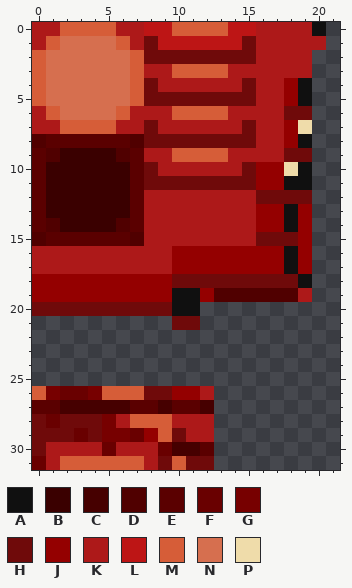
Edited in one commit: pixel-art sprite (assets/minecraft/textures/projecteden/costumes/crab.png). Above is the file before it was changed.
The file is 32x32 pixels. Colours within 5 levels of each other are drawn and written as one. Shown: x 0..21, y 0..31.
Palette (. is transparent): A #101010  B #3a0000  C #460000  D #500000  E #5a0000  F #690000  G #770000  H #6f0a0a  J #940000  K #ad1919  L #bd1515  M #d65d38  N #d66f4f  P #efdcaa
Once edited:
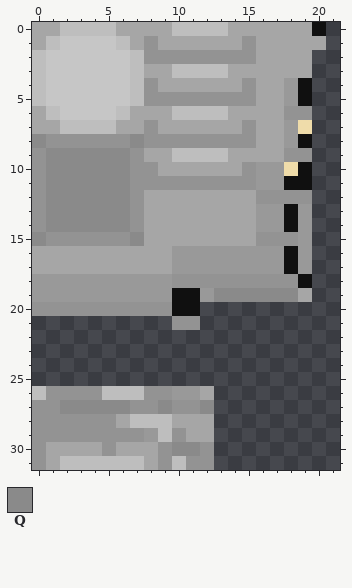
Colours new in this view: Q #8a8a8a
Difference:
Colour H changes from #6f0a0a to #939393.
Colour J changes from #940000 to #999999.
Colour K changes from #ad1919 to #a6a6a6.
Colour M changes from #d65d38 to #bebebe.
Colour N changes from #d66f4f to #c6c6c6.
Colour H replaces colour E in row 8 at x 1 to 6; in rows 9 to 14 at x 0 and 7; in row 15 at x 1 to 6; in row 27 at x 0 to 1, 7 to 8 and 10 to 11; in row 30 at x 12.
Colour H replaces colour F in row 26 at x 2 to 3; in row 28 at x 1; in row 29 at x 3 and 7; in row 30 at x 5 and 9; in row 31 at x 0.
Colour H replaces colour G in row 26 at x 1 and 4; in row 28 at x 5; in row 29 at x 5 to 6.
Colour K replaces colour L in row 0 at x 8 to 9 and 14 to 15; in row 1 at x 9 to 14.
Colour Q replaces colour B in row 9 at x 2 to 5; in rows 10 to 13 at x 1 to 6; in row 14 at x 2 to 5.
Colour Q replaces colour C in row 27 at x 2 to 6, 9 and 12; in row 30 at x 10 to 11.
Colour Q replaces colour D in row 8 at x 0 and 7; in row 9 at x 1 and 6; in row 14 at x 1 and 6; in row 15 at x 0 and 7; in row 19 at x 13 to 18.
